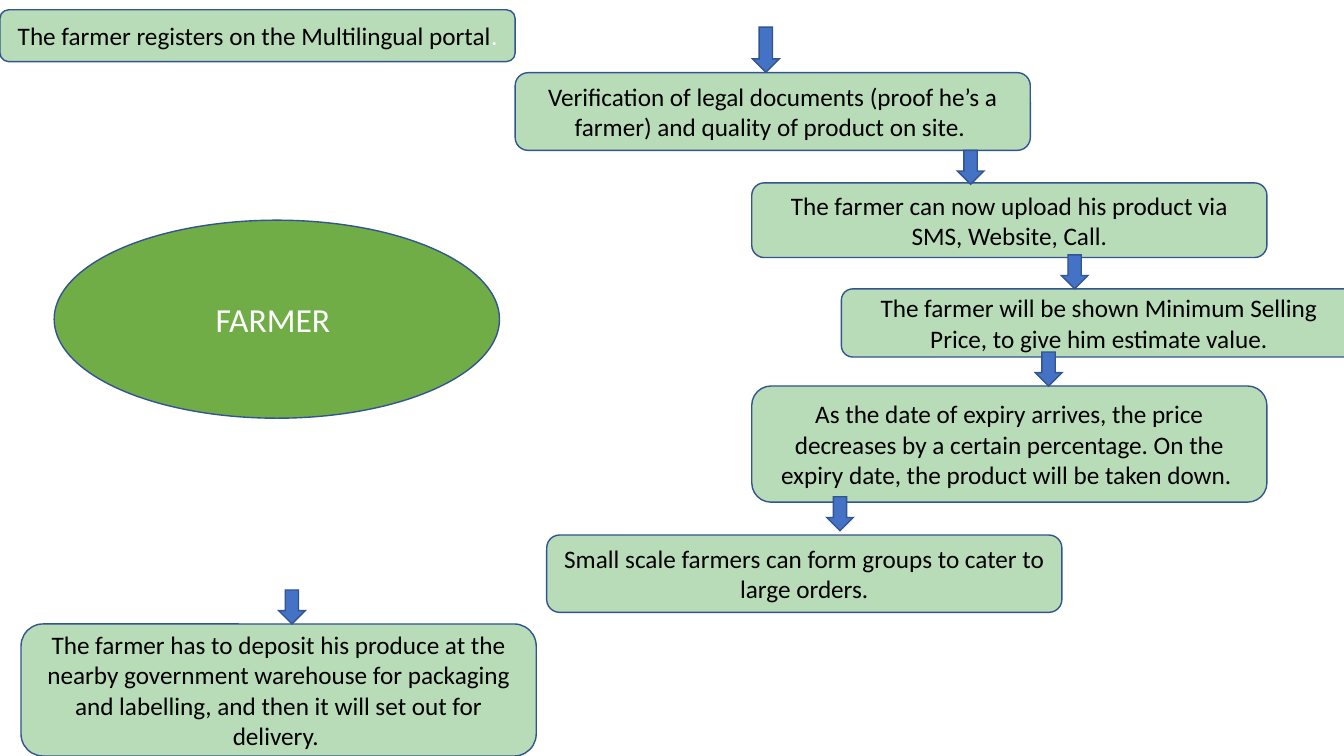
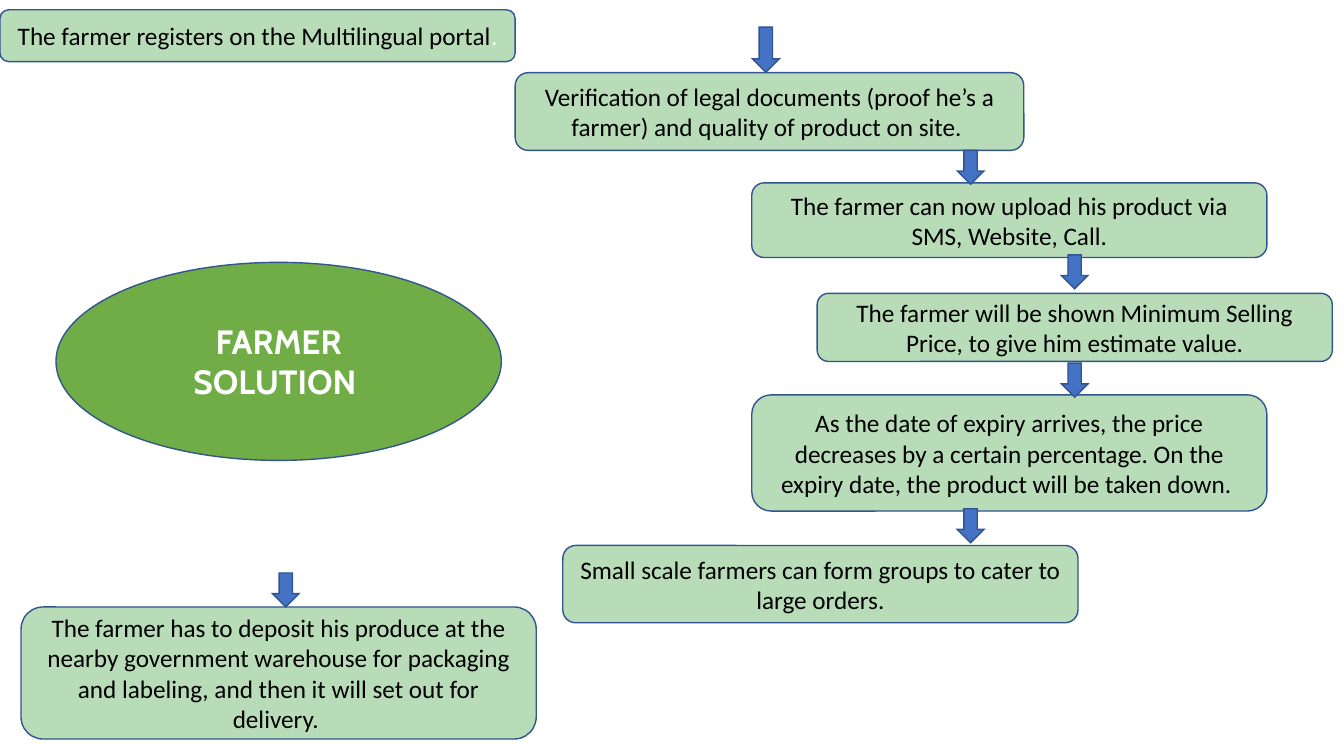
Before and after one commit to FriendsUnited/AgroCraft, a slide deck: slide 2 of Documents/AgroCraft.pptx. Drawn at 1344x756 pixels with LibreOffice and Linux fonts; fonts in the diff are those of the drawing. Boxes give left, top, right and bottom in pixels: in the first picture for what was removed or moved away, otherwise in the second. Text is boxed around its words. In the diff, an @@ line names an element or a change of style, - is before the commit and + after.

```diff
--- a/Documents/AgroCraft.pptx
+++ b/Documents/AgroCraft.pptx
@@ rounded rectangle "Verification of legal documents (proof ...": place and size @@
-rounded rectangle "Verification of legal documents (proof ..." at <box>515,73,1030,150</box>
+rounded rectangle "Verification of legal documents (proof ..." at <box>515,73,1024,150</box>
@@ ellipse "FARMER SOLUTION": place and size @@
-ellipse "FARMER SOLUTION" at <box>54,220,500,417</box>
+ellipse "FARMER SOLUTION" at <box>56,262,502,460</box>
@@ rounded rectangle "The farmer will be shown ...": place and size @@
-rounded rectangle "The farmer will be shown ..." at <box>842,289,1344,358</box>
+rounded rectangle "The farmer will be shown ..." at <box>818,293,1333,362</box>
@@ text in ellipse at <box>193,330,356,395</box>: text changed; font Calibri to Cabin; bold on @@
-FARMER
+FARMER SOLUTION
@@ down arrow: place and size @@
-down arrow at <box>1035,352,1062,386</box>
+down arrow at <box>1062,363,1088,397</box>
@@ rounded rectangle "As the date of expiry ...": place and size @@
-rounded rectangle "As the date of expiry ..." at <box>752,386,1267,502</box>
+rounded rectangle "As the date of expiry ..." at <box>752,395,1267,511</box>
@@ down arrow: place and size @@
-down arrow at <box>827,497,853,531</box>
+down arrow at <box>958,509,984,543</box>
@@ rounded rectangle "Small scale farmers can form ...": place and size @@
-rounded rectangle "Small scale farmers can form ..." at <box>546,535,1062,613</box>
+rounded rectangle "Small scale farmers can form ..." at <box>563,545,1078,623</box>
@@ down arrow: place and size @@
-down arrow at <box>278,590,304,624</box>
+down arrow at <box>272,573,298,607</box>
@@ rounded rectangle "The farmer has to deposit ...": place and size @@
-rounded rectangle "The farmer has to deposit ..." at <box>21,624,536,756</box>
+rounded rectangle "The farmer has to deposit ..." at <box>21,607,536,739</box>
@@ text in rounded rectangle at <box>47,619,510,732</box>: text changed @@
-The farmer has to deposit his produce at the nearby government warehouse for packaging and labelling, and then it will set out for delivery.
+The farmer has to deposit his produce at the nearby government warehouse for packaging and labeling, and then it will set out for delivery.
```
Also in this commit, not shown: 4 other slides changed, 2 other files.
